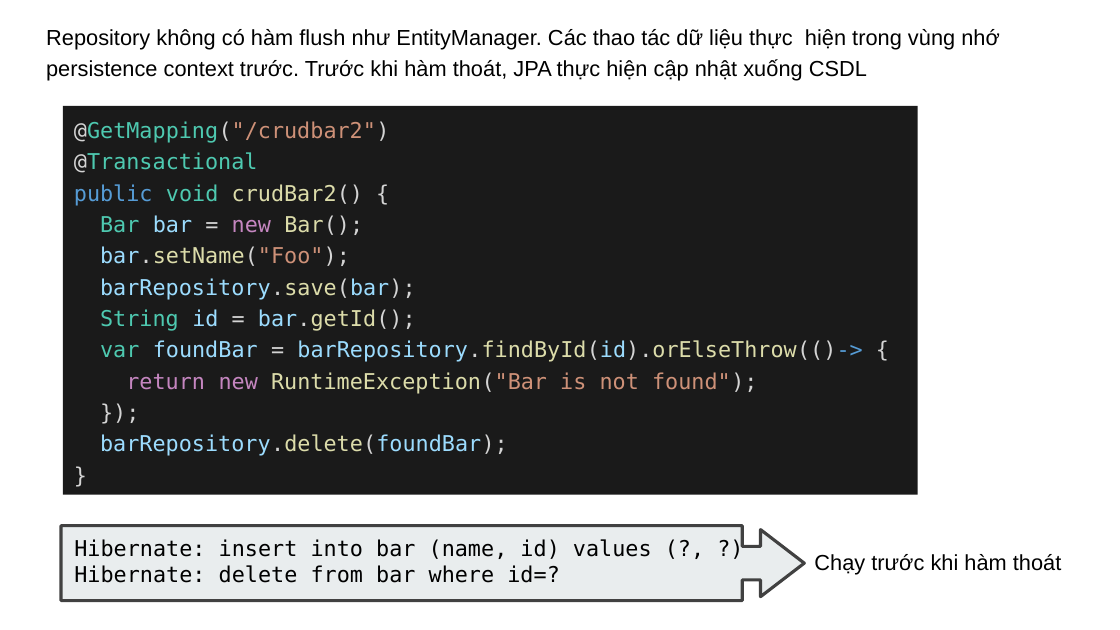
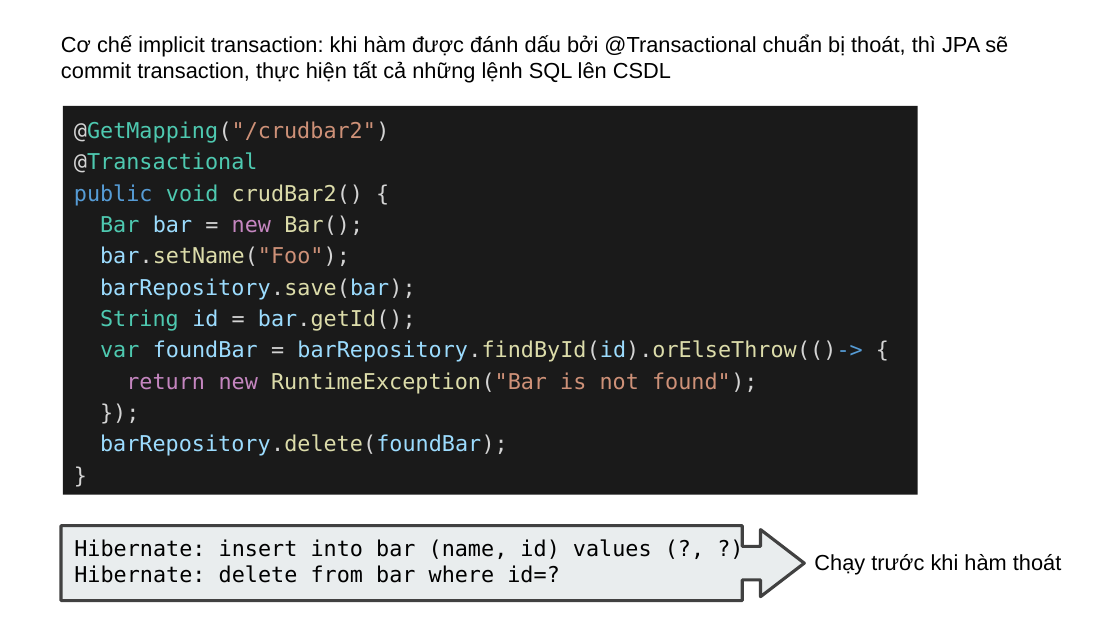
Before and after one commit to TechMaster/springboot2, a slide deck: slide 58 of 14 JPA/JPA.pptx (slide 56 before the commit). Drawn at 1120x630 pixels with LibreOffice and Linux fonts; fonts in the diff are those of the drawing. Boxes give left, top, right and bottom in pixels: in the first picture for what was removed or moved away, otherwise in the second. Text is boxed around its words. In the diff, an @@ line names an element or a change of style, - is before the commit and + after.

```diff
--- a/14 JPA/JPA.pptx
+++ b/14 JPA/JPA.pptx
@@ text removed at box(46, 29, 1000, 81) @@
-Repository không có hàm flush như EntityManager. Các thao tác dữ liệu thực hiện trong vùng nhớ persistence context trước. Trước khi hàm thoát, JPA thực hiện cập nhật xuống CSDL
@@ text added at box(61, 35, 1008, 83), 14 pt, text #000000 @@
+Cơ chế implicit transaction: khi hàm được đánh dấu bởi @Transactional chuẩn bị thoát, thì JPA sẽ
+commit transaction, thực hiện tất cả những lệnh SQL lên CSDL
```
Also in this commit, not shown: 5 other slides changed, 11 slides added, 16 other files.
